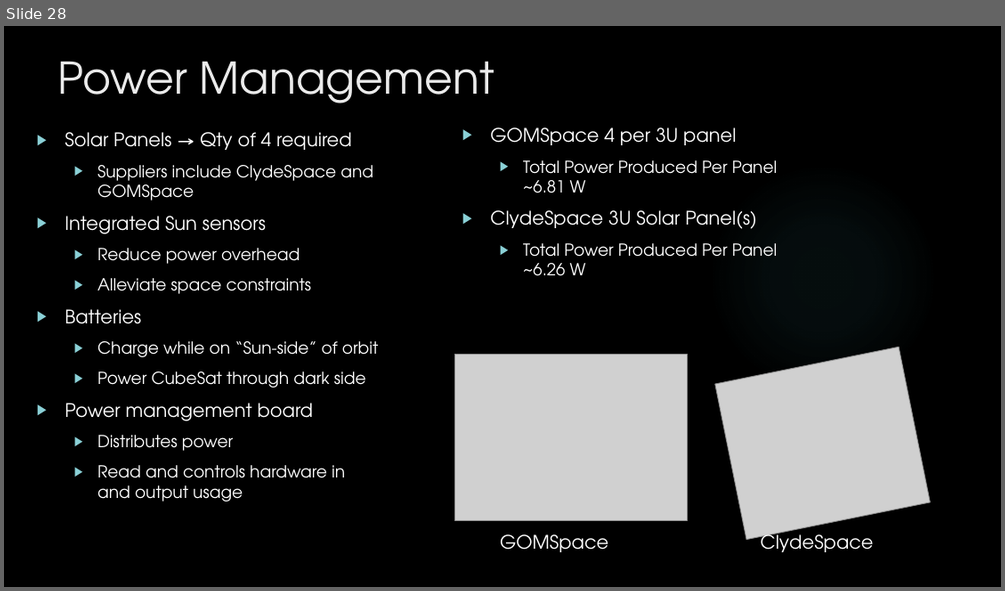
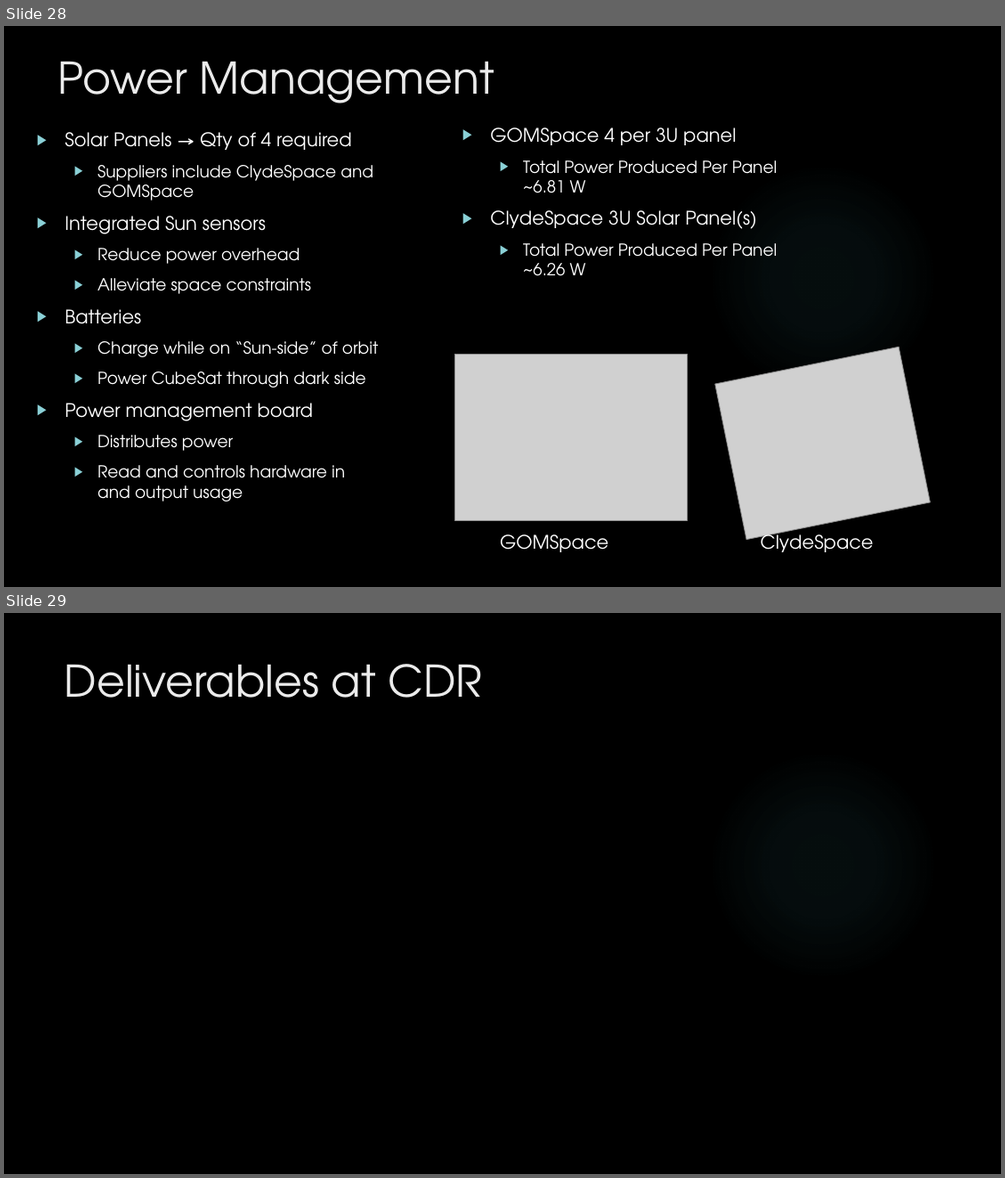
Before and after one commit to HASP-UMN/CubeSat, a slide deck: Presentations/PDR_Presentation.pptx. Shown one above the other, each under a label of ours: slide 28 before the commit, slides 28 and 29 after it. The pictures are 1005x591 and 1005x1178 pixels, drawn with LibreOffice and Linux fonts; fonts in the diff are those of the drawing; grey boxes stand for pictures; background and template pictures are left out. Boxes give left, top, right and bottom in pixels: in the first picture for what was removed or moved away, otherwise in the second. Text is boxed around its words. In the diff, an @@ line names an element or a change of style, - is before the commit and + after.

```diff
--- a/Presentations/PDR_Presentation.pptx
+++ b/Presentations/PDR_Presentation.pptx
@@ slide 29 added at <box>4,613,1001,1174</box>, background picture (left out); not listed: 1 template element that a slide beside it also shows @@
@@ title added at <box>65,664,483,698</box>, 42 pt, text #EBEBEB @@
+Deliverables at CDR
```
Also in this commit, not shown: 7 slides changed, 1 slide removed, 3 other files.
